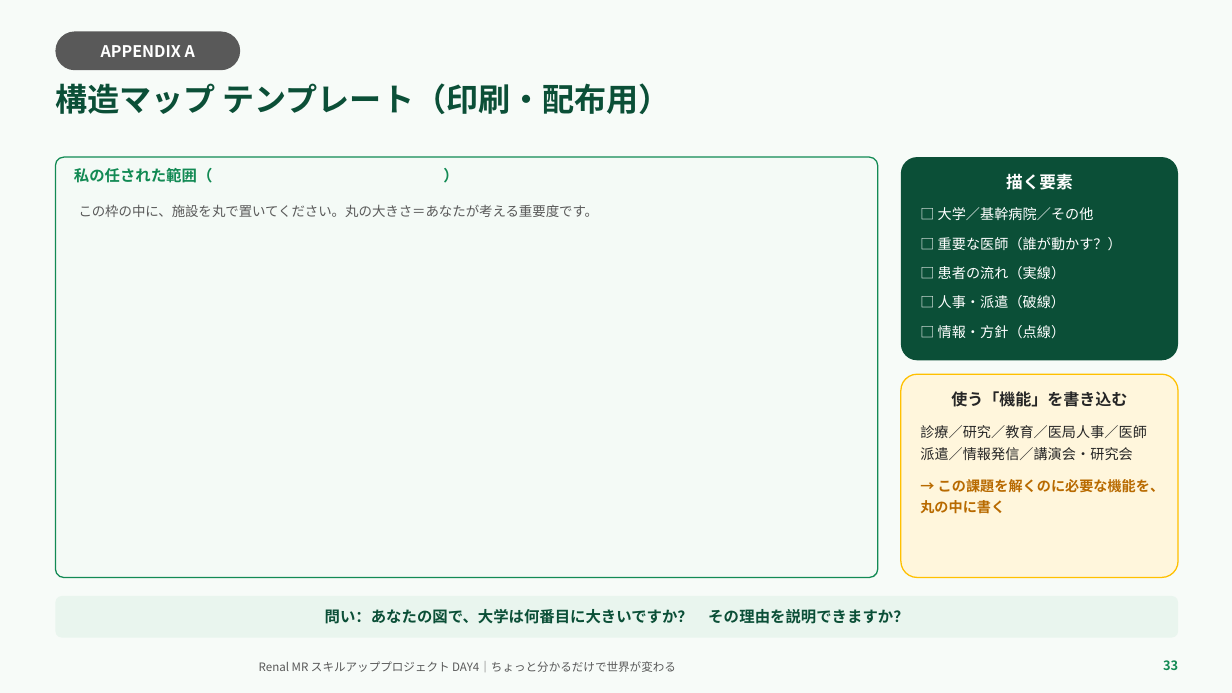
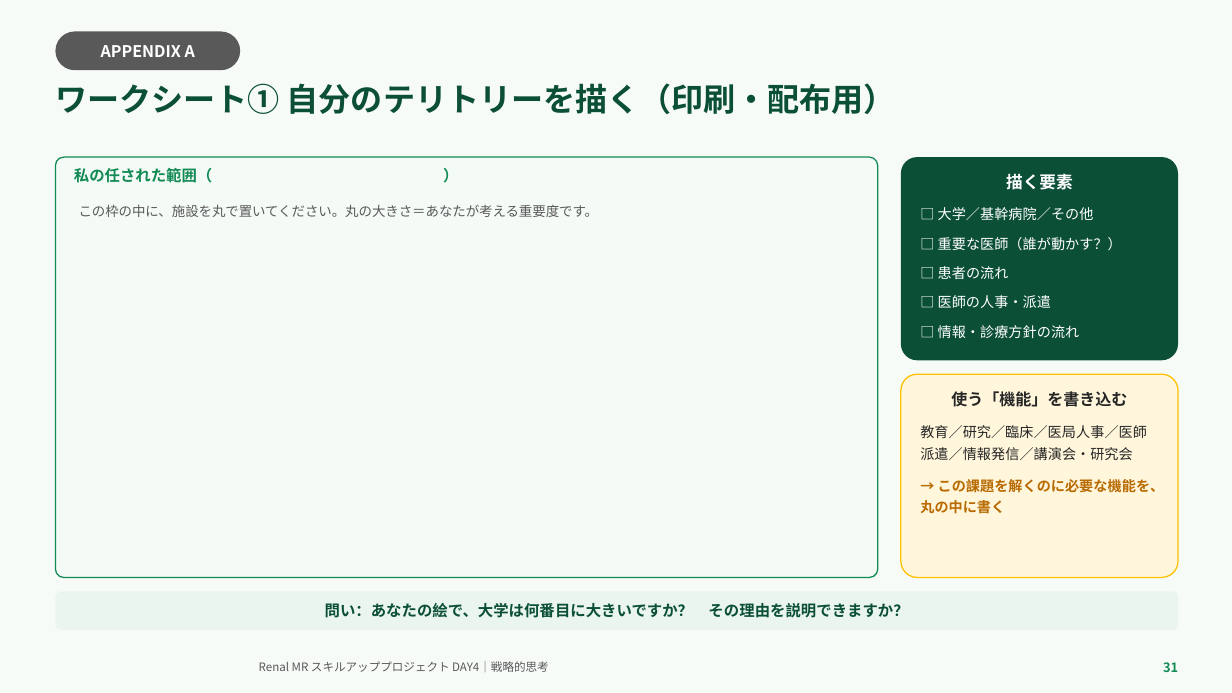
Before and after one commit to TAKUYA-1187/Claude, a slide deck: slide 31 of novartis_training/DAY4_ちょっと分かるだけで世界が変わる.pptx (slide 33 before the commit). Drawn at 1232x693 pixels with LibreOffice and Linux fonts; fonts in the diff are those of the drawing; background and template pictures are left out. Boxes give left, top, right and bottom in pixels: in the first picture for what was removed or moved away, otherwise in the second. Text is boxed around its words. In the diff, an @@ line names an element or a change of style, - is before the commit and + after.

```diff
--- a/novartis_training/DAY4_ちょっと分かるだけで世界が変わる.pptx
+++ b/novartis_training/DAY4_ちょっと分かるだけで世界が変わる.pptx
@@ text at (x1=55, y1=83, x2=896, y2=114): text changed @@
-構造マップ テンプレート（印刷・配布用）
+ワークシート① 自分のテリトリーを描く（印刷・配布用）
@@ text in rounded rectangle at (x1=938, y1=266, x2=1080, y2=338): text changed @@
-□ 患者の流れ（実線）
-□ 人事・派遣（破線）
-□ 情報・方針（点線）
+□ 患者の流れ
+□ 医師の人事・派遣
+□ 情報・診療方針の流れ
@@ text in rounded rectangle at (x1=920, y1=425, x2=1147, y2=460): text changed @@
-診療／研究／教育／医局人事／医師派遣／情報発信／講演会・研究会
+教育／研究／臨床／医局人事／医師派遣／情報発信／講演会・研究会
@@ rounded rectangle "問い：あなたの絵で、大学は何番目に大きいですか？ その理由を説明できますか？" resized from (x1=55, y1=596, x2=1178, y2=638) to (x1=55, y1=592, x2=1178, y2=630) @@
@@ text in rounded rectangle at (x1=325, y1=603, x2=908, y2=618): text changed @@
-問い：あなたの図で、大学は何番目に大きいですか？ その理由を説明できますか？
+問い：あなたの絵で、大学は何番目に大きいですか？ その理由を説明できますか？
@@ text at (x1=259, y1=661, x2=549, y2=672): text changed @@
-Renal MR スキルアッププロジェクト DAY4｜ちょっと分かるだけで世界が変わる
+Renal MR スキルアッププロジェクト DAY4｜戦略的思考
@@ text at (x1=1163, y1=662, x2=1178, y2=672): text changed @@
-33
+31
```
Also in this commit, not shown: 26 other slides changed, 3 slides added, 5 slides removed, 2 other files.
